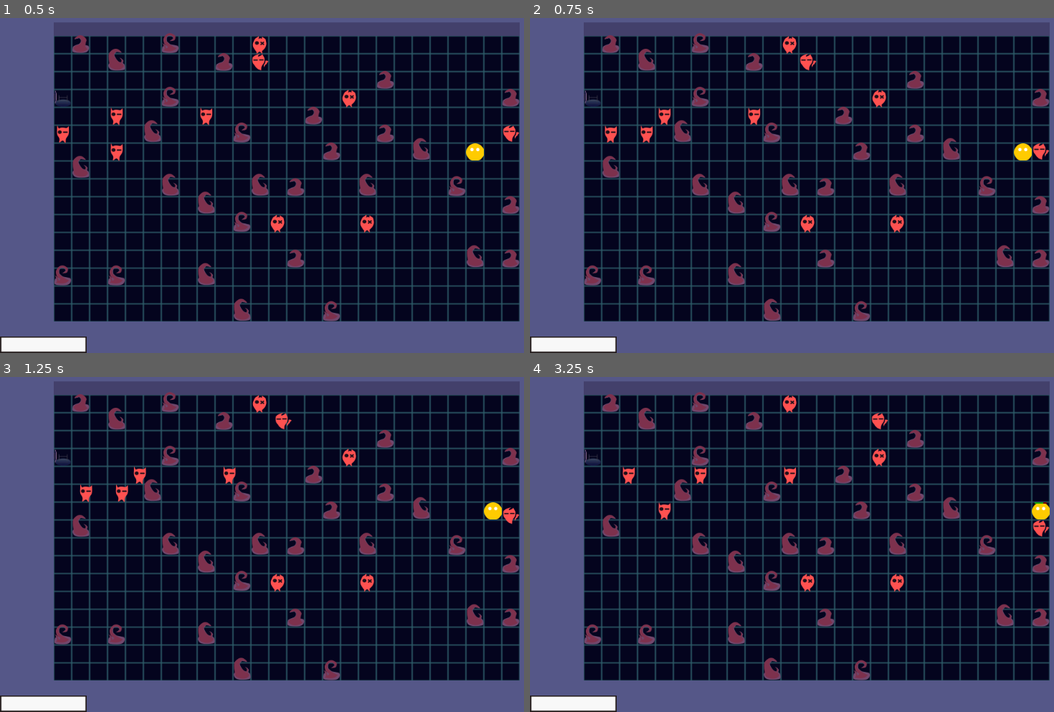
Above: before the commit, frames 1-4 (two rows, left to right).
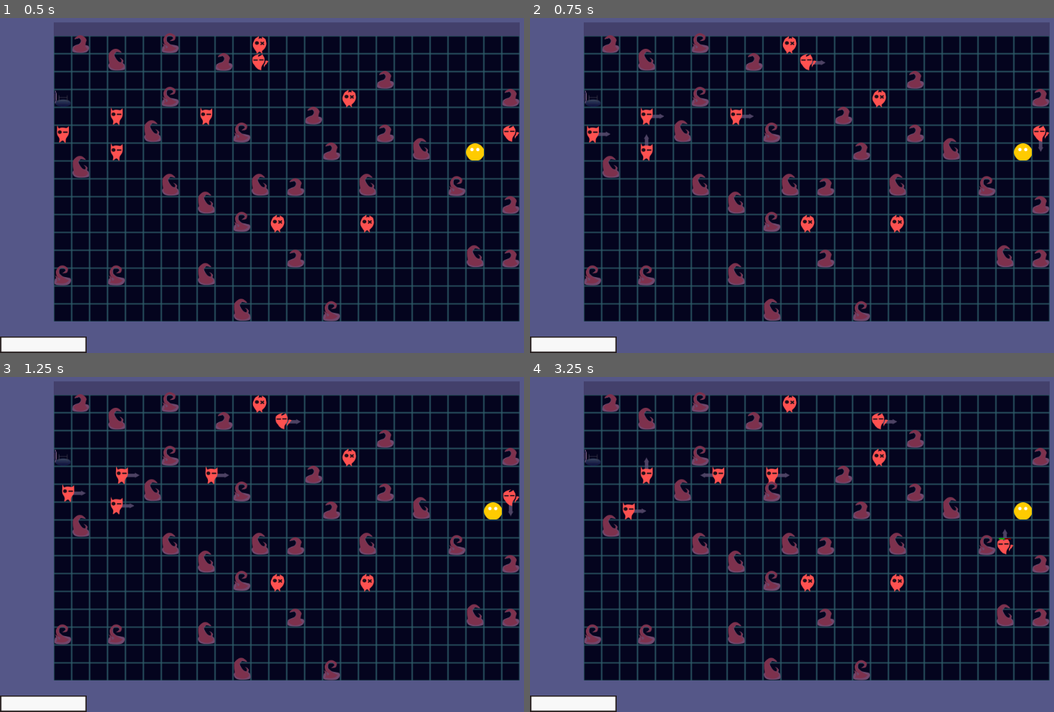
Above: after the commit, the same moments.

Repository: edgex004/RaccoonDelver
Game: Godot game, scene res://Level.tscn
Two runs of this game, one before a commit and one after it. Both use one fixed random seed, a clock stepped at 60 frames per second and the inputs below. Sound files missing from this copy of the repository are replaced by a short silence.
Inputs:
- Up to frame 1 (0.5 s): no input
- Up to frame 2 (0.75 s): tap Enter at 0.5 s; hold Right (player1_right) from 0.53 s (still down); tap S (player2_down) at 0.6 s
- Up to frame 3 (1.25 s): keep holding Right (player1_right)
- Up to frame 4 (3.25 s): release Right (player1_right) at 1.28 s; hold Down (player1_down) 1.28-2.03 s; tap A (player2_left) at 1.35 s; hold Right (player1_right) 2.03-2.78 s; tap D (player2_right) at 2.1 s; tap Space at 2.75 s; hold Up (player1_up) from 2.78 s (still down); tap W (player2_up) at 2.85 s

Frame 1 is identical in both runs. In frame 2, 1.0% of the frame differs, in the area x 10-100%, y 12-43%; in frame 3, 1.0%; in frame 4, 1.3%, in the area x 17-100%, y 12-53%.

Commit message:
Adding movement indicator

Diff:
--- /dev/null
+++ b/ArtSVG/MovementArrow.svg
@@ -0,0 +1,67 @@
+<?xml version="1.0" encoding="UTF-8" standalone="no"?>
+<!-- Created with Inkscape (http://www.inkscape.org/) -->
+
+<svg
+   xmlns:dc="http://purl.org/dc/elements/1.1/"
+   xmlns:cc="http://creativecommons.org/ns#"
+   xmlns:rdf="http://www.w3.org/1999/02/22-rdf-syntax-ns#"
+   xmlns:svg="http://www.w3.org/2000/svg"
+   xmlns="http://www.w3.org/2000/svg"
+   xmlns:sodipodi="http://sodipodi.sourceforge.net/DTD/sodipodi-0.dtd"
+   xmlns:inkscape="http://www.inkscape.org/namespaces/inkscape"
+   width="32"
+   height="32"
+   viewBox="0 0 8.4666665 8.4666669"
+   version="1.1"
+   id="svg8"
+   inkscape:export-filename="D:\7DLR\deus_ex_medical\Scenes\Damageable\Movable\AI\MovementArrow.png"
+   inkscape:export-xdpi="96"
+   inkscape:export-ydpi="96"
+   inkscape:version="0.92.4 (5da689c313, 2019-01-14)"
+   sodipodi:docname="MovementArrow.svg">
+  <defs
+     id="defs2" />
+  <sodipodi:namedview
+     id="base"
+     pagecolor="#ffffff"
+     bordercolor="#666666"
+     borderopacity="1.0"
+     inkscape:pageopacity="0.0"
+     inkscape:pageshadow="2"
+     inkscape:zoom="11.2"
+     inkscape:cx="31.751843"
+     inkscape:cy="8.5672981"
+     inkscape:document-units="px"
+     inkscape:current-layer="layer1"
+     showgrid="false"
+     inkscape:pagecheckerboard="true"
+     units="px"
+     inkscape:window-width="2560"
+     inkscape:window-height="1017"
+     inkscape:window-x="-8"
+     inkscape:window-y="-8"
+     inkscape:window-maximized="1" />
+  <metadata
+     id="metadata5">
+    <rdf:RDF>
+      <cc:Work
+         rdf:about="">
+        <dc:format>image/svg+xml</dc:format>
+        <dc:type
+           rdf:resource="http://purl.org/dc/dcmitype/StillImage" />
+        <dc:title></dc:title>
+      </cc:Work>
+    </rdf:RDF>
+  </metadata>
+  <g
+     inkscape:label="Layer 1"
+     inkscape:groupmode="layer"
+     id="layer1"
+     transform="translate(0,-288.53332)">
+    <path
+       style="fill:#615377;fill-opacity:0.7828283;stroke:none;stroke-width:0.4150655;stroke-opacity:1"
+       d="M 23.492188 11.447266 L 23.492188 13.214844 L 0.1328125 13.214844 L 0.1328125 19.197266 L 23.492188 19.197266 L 23.492188 20.552734 L 31.867188 16 L 23.492188 11.447266 z "
+       transform="matrix(0.26458333,0,0,0.26458333,0,288.53332)"
+       id="rect815-3" />
+  </g>
+</svg>
--- a/Scenes/Damageable/Movable/AI/BasicAI.gd
+++ b/Scenes/Damageable/Movable/AI/BasicAI.gd
@@ -1,5 +1,9 @@
 extends "res://Scenes/Damageable/Movable/Movable.gd"
 
+const DIRECTIONS = {0: Vector2.LEFT,
+			1: Vector2.UP,
+			2: Vector2.RIGHT,
+			3: Vector2.DOWN}
 
 # Leveling system variables
 var exp_on_kill_lin_coef = 1.5
@@ -20,6 +24,8 @@
 var health_base = 1
 var health_scaler = 1
 
+var queued_move : Vector2 = Vector2.ZERO
+
 # Called when the node enters the scene tree for the first time.
 func _ready():
 	set_level(1)
@@ -35,3 +41,7 @@
 					health_base) * health_scaler)
 	health = health_max
 	print("My damage: " + str(damage))
+
+func set_move_indicator(_direction : Vector2):
+	$MoveIndicator.rotation = _direction.angle()
+	$MoveIndicator.show()
--- a/Scenes/Damageable/Movable/AI/BasicAI.tscn
+++ b/Scenes/Damageable/Movable/AI/BasicAI.tscn
@@ -1,8 +1,13 @@
-[gd_scene load_steps=3 format=2]
+[gd_scene load_steps=4 format=2]
 
 [ext_resource path="res://Scenes/Damageable/Movable/Movable.tscn" type="PackedScene" id=1]
 [ext_resource path="res://Scenes/Damageable/Movable/AI/BasicAI.gd" type="Script" id=2]
+[ext_resource path="res://Scenes/Damageable/Movable/AI/MovementArrow.png" type="Texture" id=3]
 
 [node name="BasicAI" instance=ExtResource( 1 )]
 collision_mask = 4
 script = ExtResource( 2 )
+
+[node name="MoveIndicator" type="Sprite" parent="." index="0"]
+texture = ExtResource( 3 )
+offset = Vector2( 16, 0 )
--- a/Scenes/Damageable/Movable/AI/Chaser/Chaser.gd
+++ b/Scenes/Damageable/Movable/AI/Chaser/Chaser.gd
@@ -30,6 +30,7 @@
 	health_scaler = 1
 
 	set_level(1)
+	$MoveIndicator.hide()
 
 # Called every frame. 'delta' is the elapsed time since the previous frame.
 #func _process(delta):
--- a/Scenes/Damageable/Movable/AI/Floater/Floater.gd
+++ b/Scenes/Damageable/Movable/AI/Floater/Floater.gd
@@ -1,11 +1,6 @@
 extends "res://Scenes/Damageable/Movable/AI/BasicAI.gd"
 
-const DIRECTIONS = {0: Vector2.LEFT,
-			1: Vector2.UP,
-			2: Vector2.RIGHT,
-			3: Vector2.DOWN}
 
-var locked_dir : Vector2
 
 # Called when the node enters the scene tree for the first time.
 func _ready():
@@ -24,10 +19,13 @@
 	health_scaler = 1
 
 	set_level(1)
+	$MoveIndicator.hide()
 
 
 func _on_Beat_timeout():
-	if check_for_collision(locked_dir, 1):
+	#Move along the chosen direction
+	move_tile(queued_move, 1)
+	if check_for_collision(queued_move, 1):
 		if randf() < 0.5:
 			#Hunt the player
 			var is_p1_alive = false
@@ -63,12 +61,13 @@
 				var primary_dir_obj = check_for_collision(primary_dir, 1)
 				if !primary_dir_obj or primary_dir_obj is Player:
 					move_tile(primary_dir, 1)
-					locked_dir = primary_dir
+					queued_move = primary_dir
+					set_move_indicator(primary_dir)
 					return
 				var secondary_dir_obj = check_for_collision(secondary_dir, 1)
 				if !secondary_dir_obj or secondary_dir_obj is Player:
-					move_tile(secondary_dir, 1)
-					locked_dir = secondary_dir
+					queued_move = secondary_dir
+					set_move_indicator(secondary_dir)
 					return
 
 		#Chosen path is blocked, so find a new direction
@@ -83,7 +82,6 @@
 			var collision_result = check_for_collision(DIRECTIONS[selected_dir], 1)
 			if !collision_result:
 				#Found an unblocked direction
-				locked_dir = DIRECTIONS[selected_dir]
+				queued_move = DIRECTIONS[selected_dir]
+				set_move_indicator(DIRECTIONS[selected_dir])
 				break
-	#Move along the chosen direction
-	move_tile(locked_dir, 1)
--- a/Scenes/Damageable/Movable/AI/RandomWalker/RandomWalker.gd
+++ b/Scenes/Damageable/Movable/AI/RandomWalker/RandomWalker.gd
@@ -25,10 +25,11 @@
 	health_scaler = 1
 
 	set_level(1)
+	$MoveIndicator.hide()
 
 
 func _on_Beat_timeout():
-	#print("Beat Happened...")
+	move_tile(queued_move, 1)
 	if randf() < 0.6:
 		#Hunt the player
 		var is_p1_alive = false
@@ -63,11 +64,13 @@
 				primary_dir = sign(dir_to_target.y) * Vector2.DOWN
 			var primary_dir_obj = check_for_collision(primary_dir, 1)
 			if !primary_dir_obj or primary_dir_obj is Player:
-				move_tile(primary_dir, 1)
+				queued_move = primary_dir
+				set_move_indicator(queued_move)
 				return
 			var secondary_dir_obj = check_for_collision(secondary_dir, 1)
 			if !secondary_dir_obj or secondary_dir_obj is Player:
-				move_tile(secondary_dir, 1)
+				queued_move = secondary_dir
+				set_move_indicator(queued_move)
 				return
 	var num_of_dirs = len(dirs)
 	var dir_index = randi() % num_of_dirs
@@ -79,5 +82,6 @@
 		var collision_result = check_for_collision(dirs[dir_index], 1)
 		if !collision_result or collision_result is Player:
 			#Found an unblocked direction
-			move_tile(dirs[dir_index], 1)
+			queued_move = dirs[dir_index]
+			set_move_indicator(queued_move)
 			break
Not shown, added: ArtSVG/MovementArrow.svg.import
Binary file added: Scenes/Damageable/Movable/AI/MovementArrow.png
Not shown, added: Scenes/Damageable/Movable/AI/MovementArrow.png.import
